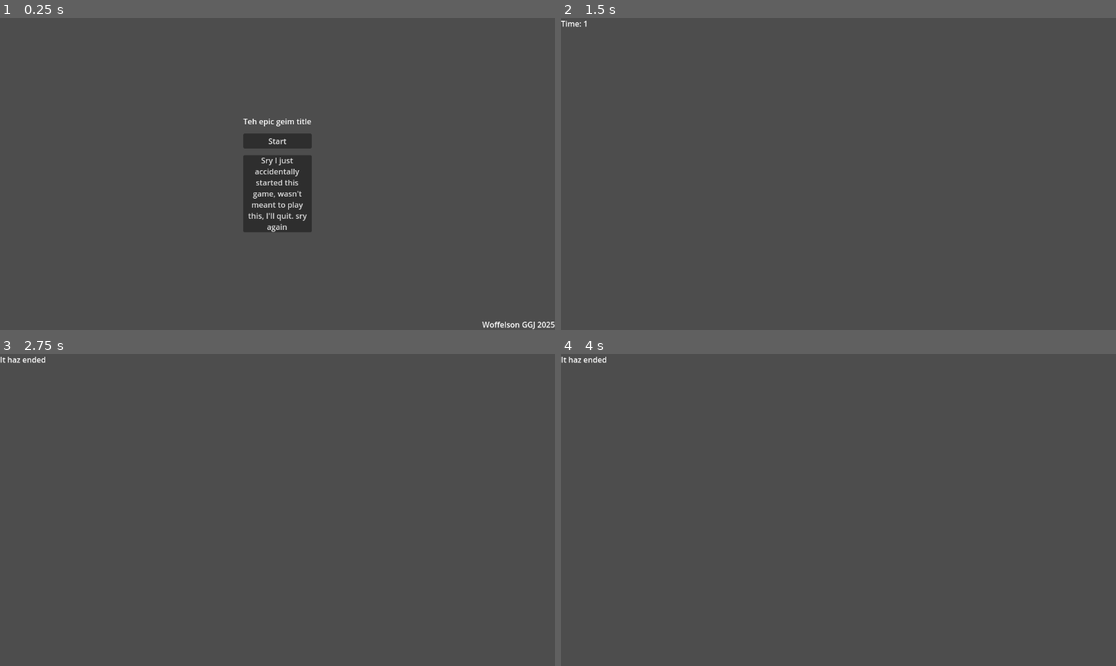
Above: before the commit, frames 1-4 (two rows, left to right).
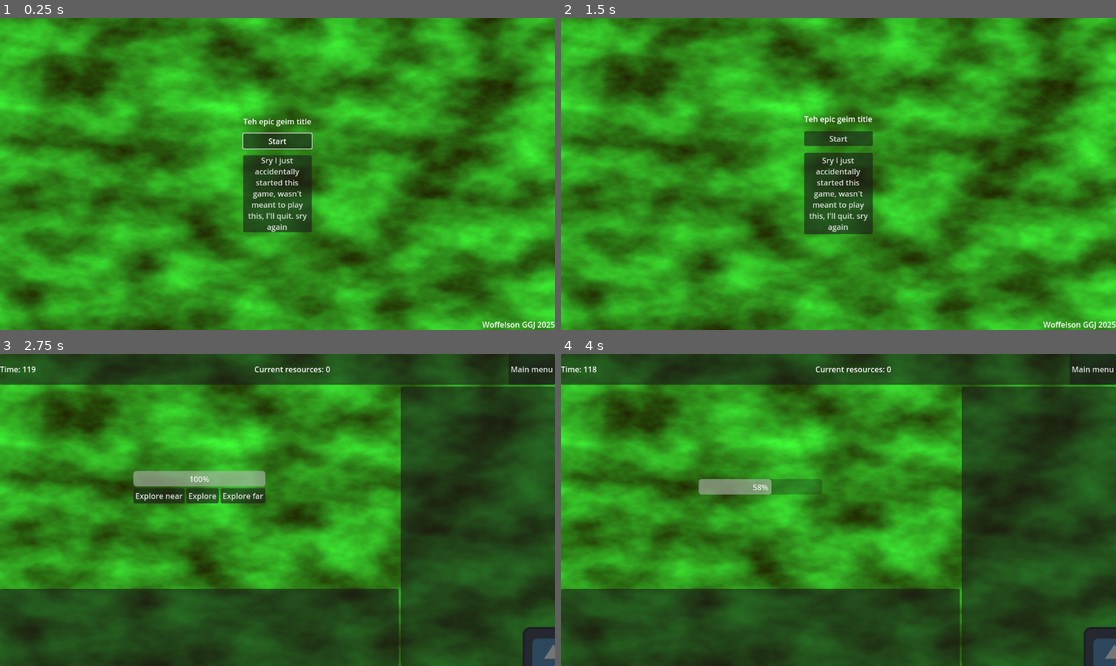
Above: after the commit, the same moments.

Repository: Woffelson/Bubble-Spot
Game: Godot game, scene res://main.tscn
Same seed, same stepped clock (60 frames per second), same inputs: the game is played once before the commit and once after it. The engine's default icon, where the game draws it, is replaced by a stand-in: a white triangle on a blue panel in a dark square.
Inputs (mouse positions are in pixels of both pictures, inside the frame that each line leads up to):
- Up to frame 1 (0.25 s): no input
- Up to frame 2 (1.5 s): click "Start" at 0.5 s; click (1093, 33) at 1.25 s, where only the run after the commit has a clickable "Main menu"
- Up to frame 3 (2.75 s): click (277, 475) at 2 s, where only the run after the commit has a clickable "Start"
- Up to frame 4 (4 s): click (721, 494) at 2.75 s, where only the run after the commit has a clickable "Explore near"

The runs differ from the first frame. In frame 1, 98% of the frame differs, in the area x 0-100%, y 0-100%; in frame 2, 100%; in frame 3, 100%; in frame 4, 100%.

Commit message:
game basics

Diff:
--- /dev/null
+++ b/area/place_res.gd
@@ -0,0 +1,6 @@
+extends Resource
+
+enum ResType {}
+
+@export var location: Vector2i
+@export_range(0.0,1.0) var rng: float
--- a/game/Game.tscn
+++ b/game/Game.tscn
@@ -7,7 +7,7 @@
 script = ExtResource("1_s2tsy")
 
 [node name="Sprite2D" type="Sprite2D" parent="."]
-visible = false
+position = Vector2(1149, 631)
 texture = ExtResource("1_65ays")
 
 [node name="WorldTimer" type="Timer" parent="."]
@@ -24,8 +24,53 @@
 grow_horizontal = 2
 grow_vertical = 2
 
-[node name="TimeLabel" type="Label" parent="CanvasLayer/Control"]
+[node name="VBoxContainer" type="VBoxContainer" parent="CanvasLayer/Control"]
+layout_mode = 1
+anchors_preset = 15
+anchor_right = 1.0
+anchor_bottom = 1.0
+grow_horizontal = 2
+grow_vertical = 2
+
+[node name="PanelContainer" type="PanelContainer" parent="CanvasLayer/Control/VBoxContainer"]
+custom_minimum_size = Vector2(0, 64)
+layout_mode = 2
+
+[node name="HBoxContainer" type="HBoxContainer" parent="CanvasLayer/Control/VBoxContainer/PanelContainer"]
+layout_mode = 2
+
+[node name="TimeLabel" type="Label" parent="CanvasLayer/Control/VBoxContainer/PanelContainer/HBoxContainer"]
 unique_name_in_owner = true
-layout_mode = 0
-offset_right = 40.0
-offset_bottom = 23.0
+layout_mode = 2
+size_flags_horizontal = 3
+
+[node name="ResLabel" type="Label" parent="CanvasLayer/Control/VBoxContainer/PanelContainer/HBoxContainer"]
+unique_name_in_owner = true
+layout_mode = 2
+size_flags_horizontal = 3
+
+[node name="ToMainMenu" type="Button" parent="CanvasLayer/Control/VBoxContainer/PanelContainer/HBoxContainer"]
+unique_name_in_owner = true
+layout_mode = 2
+text = "Main menu"
+
+[node name="HBoxContainer" type="HBoxContainer" parent="CanvasLayer/Control/VBoxContainer"]
+layout_mode = 2
+size_flags_vertical = 3
+
+[node name="VBoxContainer" type="VBoxContainer" parent="CanvasLayer/Control/VBoxContainer/HBoxContainer"]
+layout_mode = 2
+size_flags_horizontal = 3
+
+[node name="ChoiceMenu" type="CenterContainer" parent="CanvasLayer/Control/VBoxContainer/HBoxContainer/VBoxContainer"]
+unique_name_in_owner = true
+layout_mode = 2
+size_flags_vertical = 3
+
+[node name="PanelContainer2" type="PanelContainer" parent="CanvasLayer/Control/VBoxContainer/HBoxContainer/VBoxContainer"]
+custom_minimum_size = Vector2(0, 160)
+layout_mode = 2
+
+[node name="PanelContainer" type="PanelContainer" parent="CanvasLayer/Control/VBoxContainer/HBoxContainer"]
+custom_minimum_size = Vector2(320, 0)
+layout_mode = 2
--- /dev/null
+++ b/game/choices.gd
@@ -0,0 +1,34 @@
+extends Control
+
+var amount: int = 0
+
+@onready var duration: ProgressBar = %Duration
+@onready var options: HBoxContainer = %Options
+@onready var button1: Button = %Button1
+@onready var button2: Button = %Button2
+@onready var button3: Button = %Button3
+@onready var timer: Timer = %Timer
+
+signal random(resu)
+
+func _ready() -> void:
+	button1.pressed.connect(time_begin.bind(2.0))
+	button2.pressed.connect(time_begin.bind(4.0))
+	button3.pressed.connect(time_begin.bind(6.0))
+
+func _process(_delta: float) -> void:
+	duration.value = duration.max_value - timer.time_left
+
+func time_begin(time):
+	timer.wait_time = time
+	duration.max_value = timer.wait_time
+	amount = randi_range(0,time)
+	print(amount)
+	timer.start(time)
+	duration.show()
+	options.hide()
+
+func _on_timer_timeout() -> void:
+	options.show()
+	duration.hide()
+	random.emit(amount)
--- /dev/null
+++ b/game/choices.tscn
@@ -0,0 +1,53 @@
+[gd_scene load_steps=2 format=3 uid="uid://qfn1blrk3rme"]
+
+[ext_resource type="Script" path="res://game/choices.gd" id="1_uy57o"]
+
+[node name="Choices" type="Control"]
+layout_mode = 3
+anchors_preset = 15
+anchor_right = 1.0
+anchor_bottom = 1.0
+grow_horizontal = 2
+grow_vertical = 2
+script = ExtResource("1_uy57o")
+
+[node name="VBoxContainer" type="VBoxContainer" parent="."]
+layout_mode = 1
+anchors_preset = 15
+anchor_right = 1.0
+anchor_bottom = 1.0
+grow_horizontal = 2
+grow_vertical = 2
+
+[node name="Duration" type="ProgressBar" parent="VBoxContainer"]
+unique_name_in_owner = true
+custom_minimum_size = Vector2(256, 32)
+layout_mode = 2
+
+[node name="Options" type="HBoxContainer" parent="VBoxContainer"]
+unique_name_in_owner = true
+layout_mode = 2
+
+[node name="Button1" type="Button" parent="VBoxContainer/Options"]
+unique_name_in_owner = true
+layout_mode = 2
+size_flags_horizontal = 3
+text = "Explore near"
+
+[node name="Button2" type="Button" parent="VBoxContainer/Options"]
+unique_name_in_owner = true
+layout_mode = 2
+size_flags_horizontal = 3
+text = "Explore"
+
+[node name="Button3" type="Button" parent="VBoxContainer/Options"]
+unique_name_in_owner = true
+layout_mode = 2
+size_flags_horizontal = 3
+text = "Explore far"
+
+[node name="Timer" type="Timer" parent="."]
+unique_name_in_owner = true
+one_shot = true
+
+[connection signal="timeout" from="Timer" to="." method="_on_timer_timeout"]
--- a/game/game.gd
+++ b/game/game.gd
@@ -1,19 +1,34 @@
 extends Node2D
 
+var menu_stuff: PackedScene = preload("res://game/choices.tscn")
 var its_on: bool = true
+var tmp_resource: int = 0
 
 @onready var world_timer: Timer = %WorldTimer
 @onready var time_label: Label = %TimeLabel
+@onready var to_main_menu: Button = %ToMainMenu
+@onready var res_label: Label = %ResLabel
+@onready var choice_menu: CenterContainer = %ChoiceMenu
+
+signal to_main()
 
 func _ready() -> void:
-	world_timer.wait_time = 2 #60*2
+	var choices = menu_stuff.instantiate()
+	choice_menu.add_child(choices)
+	choices.random.connect(more_resu)
+	world_timer.wait_time = 60*2
 	world_timer.start()
 	world_timer.timeout.connect(end_game)
+	to_main_menu.pressed.connect(to_main.emit)
 
 func _process(_delta: float) -> void:
 	if its_on:
 		time_label.text = "Time: " + str(int(world_timer.time_left))
+	res_label.text = "Current resources: " + str(tmp_resource)
 
 func end_game():
 	its_on = false
 	time_label.text = "It haz ended"
+
+func more_resu(amt: int):
+	tmp_resource += amt
--- /dev/null
+++ b/game/prelude.tscn
@@ -0,0 +1,8 @@
+[gd_scene format=3 uid="uid://b0soh3f5rt5e7"]
+
+[node name="Prelude" type="TextureRect"]
+anchors_preset = 15
+anchor_right = 1.0
+anchor_bottom = 1.0
+grow_horizontal = 2
+grow_vertical = 2
--- /dev/null
+++ b/gatherer/gatherer.gd
@@ -0,0 +1,6 @@
+extends Resource
+
+@export var resources: Array = []
+@export var remembered_places: Array
+@export var currency: int = 10
+@export var points: float = 0.0
--- a/main.gd
+++ b/main.gd
@@ -1,12 +1,23 @@
 extends Node
 
 @export var game_pack: PackedScene = preload("res://game/Game.tscn")
+
+var world_size: Vector2i = Vector2i(16,16)
+var game: Node2D
+var gatherers: Array
 
 @onready var main_menu: Control = %MainMenu
 @onready var start: Button = %Start
 @onready var quit: Button = %NotStart
 
 func _ready() -> void:
+	for x: int in world_size.x:
+		for y: int in world_size.y:
+			pass
+	var gs: int = 20
+	for g: int in gs:
+		pass
+	start.grab_focus()
 	start.pressed.connect(start_game)
 	quit.pressed.connect(get_tree().quit)
 
@@ -15,5 +26,12 @@
 
 func start_game() -> void:
 	main_menu.hide()
-	var game: Node2D = game_pack.instantiate()
+	game = game_pack.instantiate()
 	add_child(game)
+	game.to_main.connect(end_game)
+
+func end_game() -> void:
+	game.to_main.disconnect(end_game)
+	remove_child(game)
+	game.queue_free()
+	main_menu.show()
--- a/main.tscn
+++ b/main.tscn
@@ -1,9 +1,26 @@
-[gd_scene load_steps=2 format=3 uid="uid://c277l7vlf1p0h"]
+[gd_scene load_steps=5 format=3 uid="uid://c277l7vlf1p0h"]
 
 [ext_resource type="Script" path="res://main.gd" id="1_c8qm8"]
 
+[sub_resource type="Gradient" id="Gradient_c28si"]
+colors = PackedColorArray(0.126, 0.14, 0, 1, 0.246, 1, 0.22, 1)
+
+[sub_resource type="FastNoiseLite" id="FastNoiseLite_n2fab"]
+
+[sub_resource type="NoiseTexture2D" id="NoiseTexture2D_tgmub"]
+color_ramp = SubResource("Gradient_c28si")
+noise = SubResource("FastNoiseLite_n2fab")
+
 [node name="Main" type="Node"]
 script = ExtResource("1_c8qm8")
+
+[node name="TextureRect" type="TextureRect" parent="."]
+anchors_preset = 15
+anchor_right = 1.0
+anchor_bottom = 1.0
+grow_horizontal = 2
+grow_vertical = 2
+texture = SubResource("NoiseTexture2D_tgmub")
 
 [node name="MainMenu" type="Control" parent="."]
 unique_name_in_owner = true
